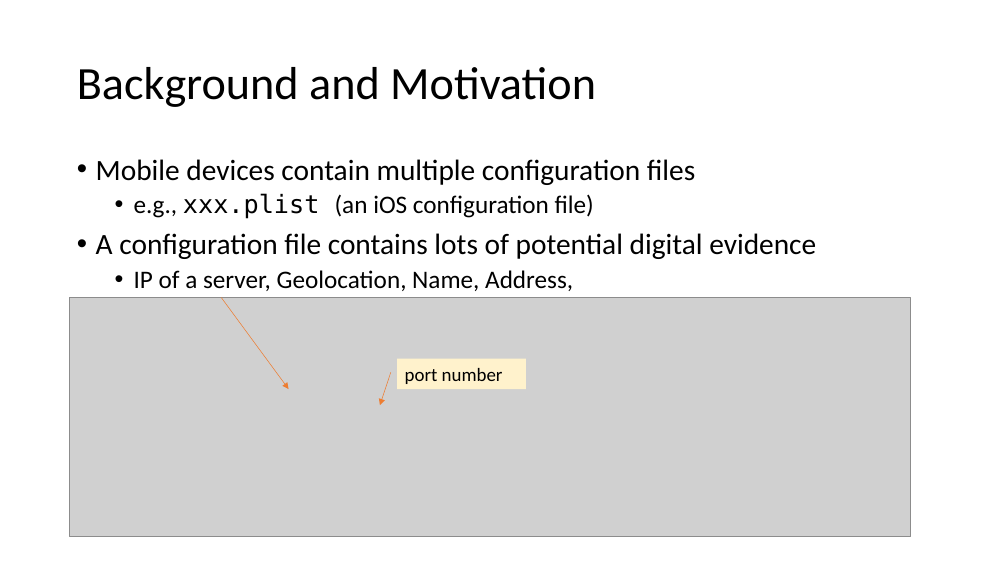
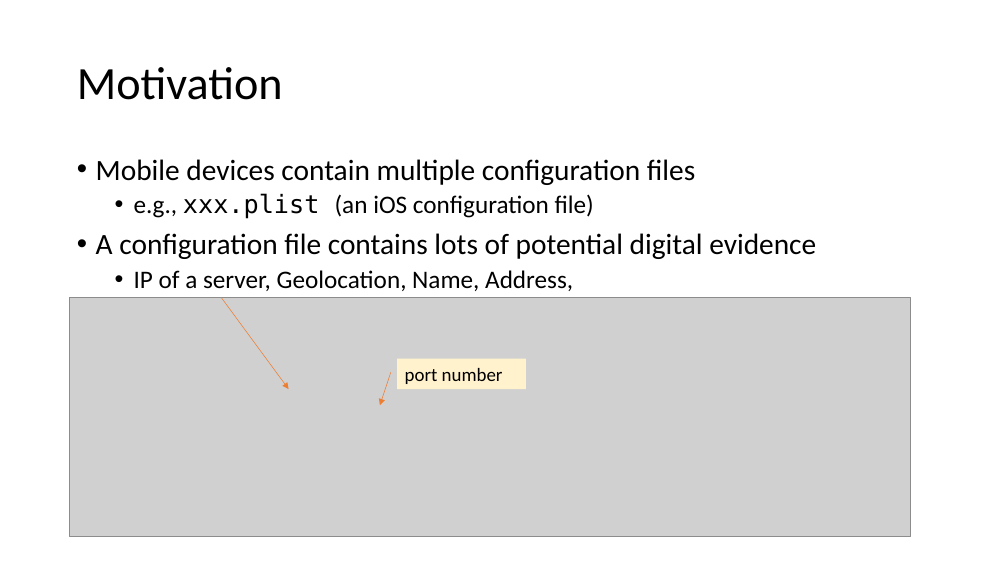
Before and after one commit to frankwxu/digital-forensics-lab, a slide deck: slide 4 of AI4Forensics/IP_Identifier_Fine_Tuning/IP_Identifer_Fine_Tuning.pptx (slide 2 before the commit). Drawn at 1008x567 pixels with LibreOffice and Linux fonts; fonts in the diff are those of the drawing; grey boxes stand for pictures; background and template pictures are left out. Boxes give left, top, right and bottom in pixels: in the first picture for what was removed or moved away, otherwise in the second. Text is boxed around its words. In the diff, an @@ line names an element or a change of style, - is before the commit and + after.

```diff
--- a/AI4Forensics/IP_Identifier_Fine_Tuning/IP_Identifer_Fine_Tuning.pptx
+++ b/AI4Forensics/IP_Identifier_Fine_Tuning/IP_Identifer_Fine_Tuning.pptx
@@ title at (x1=77, y1=67, x2=283, y2=100): text changed @@
-Background and Motivation
+Motivation
```
Also in this commit, not shown: 8 other slides changed, 19 slides added, 2 slides removed, 4 other files.
